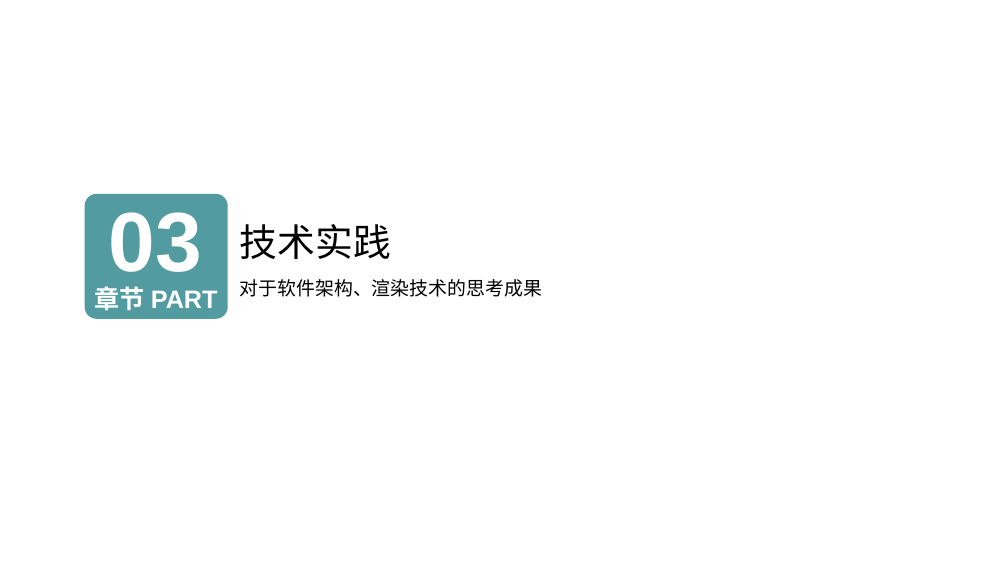
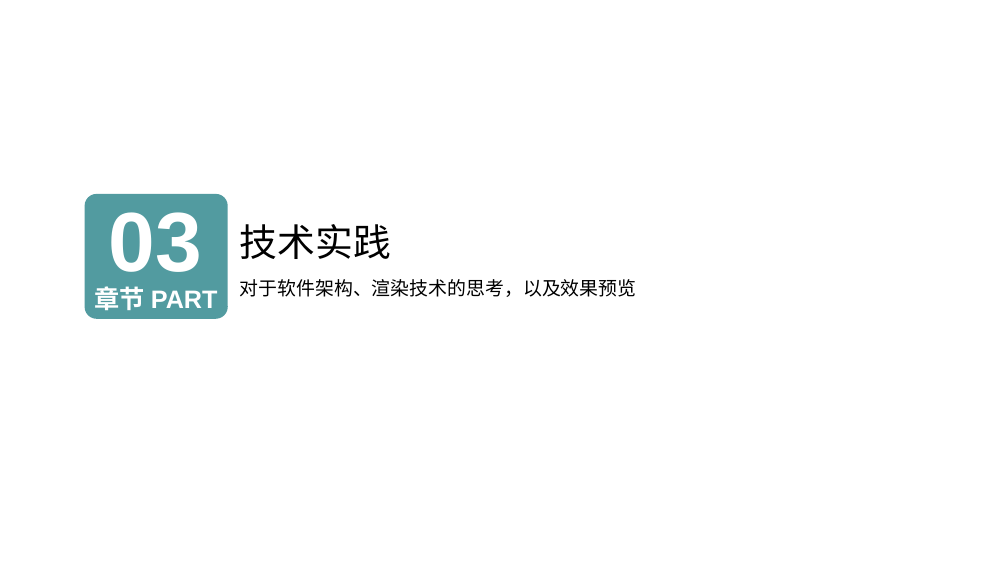
Before and after one commit to atom-chen/Main, a slide deck: slide 8 of OpenGL/答辩PPT.pptx. Drawn at 1008x567 pixels with LibreOffice and Linux fonts; fonts in the diff are those of the drawing. Boxes give left, top, right and bottom in pixels: in the first picture for what was removed or moved away, otherwise in the second. Text is boxed around its words. In the diff, an @@ line names an element or a change of style, - is before the commit and + after.

```diff
--- a/OpenGL/答辩PPT.pptx
+++ b/OpenGL/答辩PPT.pptx
@@ text at <box>240,279,637,297</box>: text changed @@
-对于软件架构、渲染技术的思考成果
+对于软件架构、渲染技术的思考，以及效果预览
```
Also in this commit, not shown: 13 other slides changed, 2 other files.
